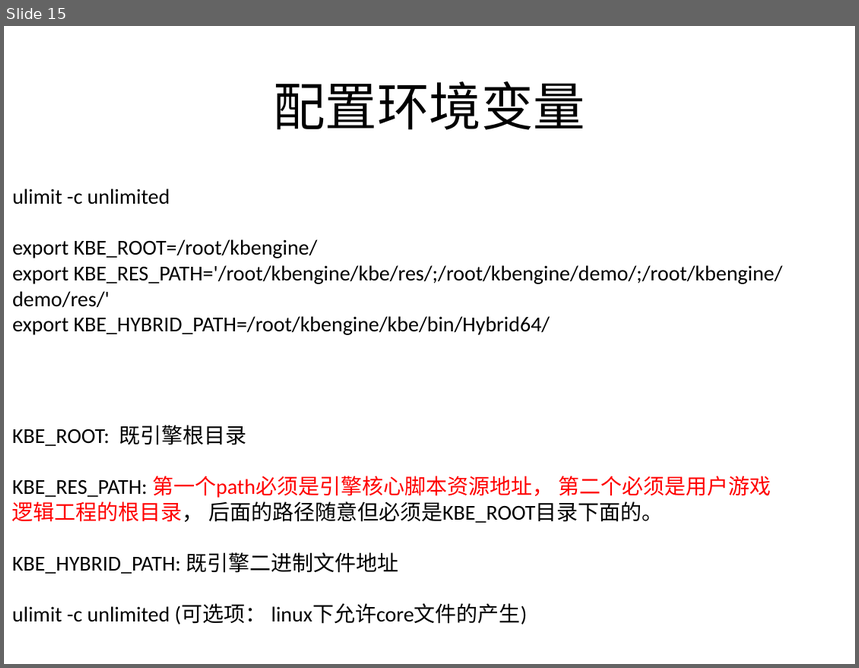
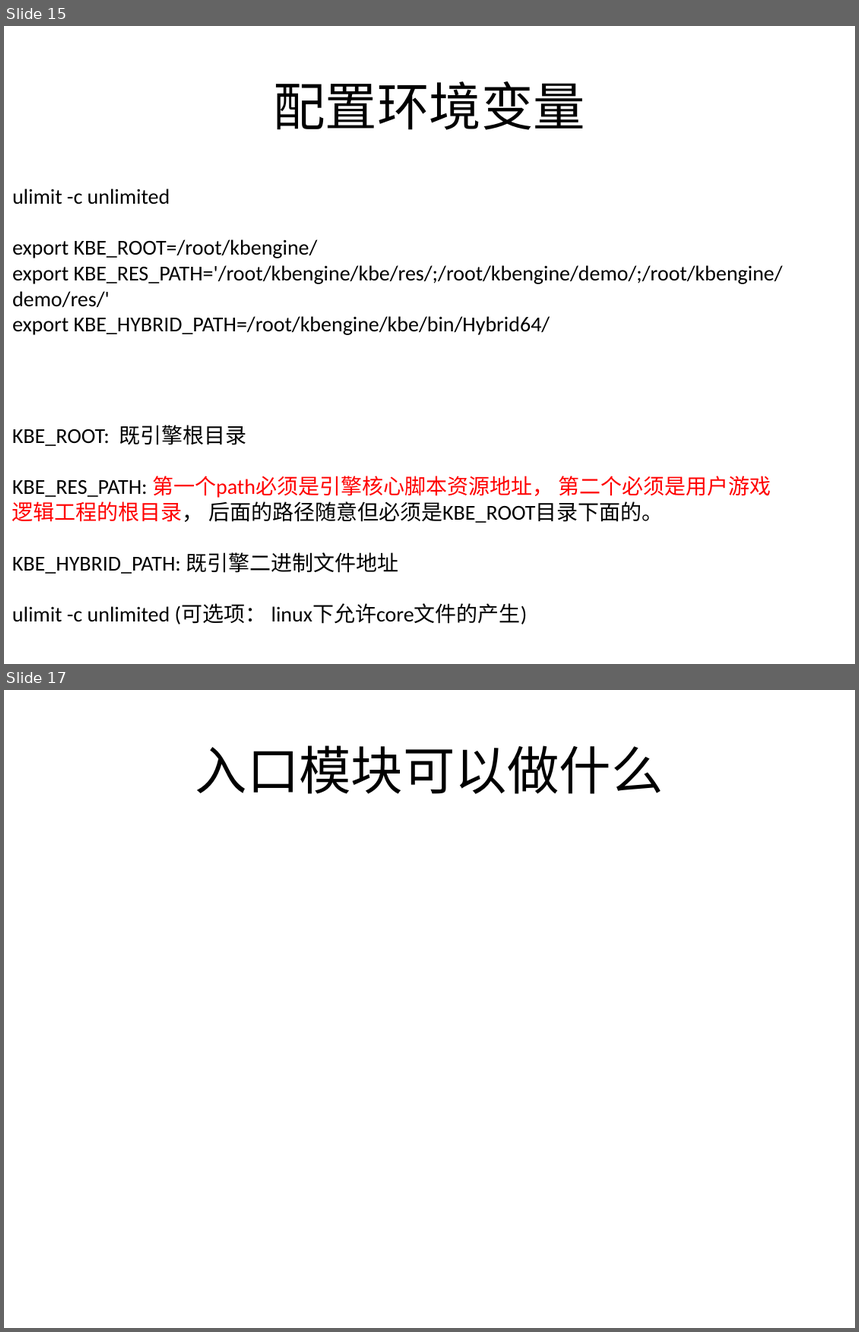
Before and after one commit to kbengine/kbengine, a slide deck: kbe/doc/server_overview.pptx. Shown one above the other, each under a label of ours: slide 15 before the commit, slides 15 and 17 after it; the slides between them are not shown. The pictures are 859x668 and 859x1332 pixels, drawn with LibreOffice and Linux fonts; fonts in the diff are those of the drawing. Boxes give left, top, right and bottom in pixels: in the first picture for what was removed or moved away, otherwise in the second. Text is boxed around its words. In the diff, an @@ line names an element or a change of style, - is before the commit and + after.

```diff
--- a/kbe/doc/server_overview.pptx
+++ b/kbe/doc/server_overview.pptx
@@ slide 17 added at (4, 690, 855, 1328), background #FFFFFF @@
@@ title added at (196, 745, 664, 794), 44 pt, text #000000 @@
+入口模块可以做什么
```
Also in this commit, not shown: 1 other slide added.
